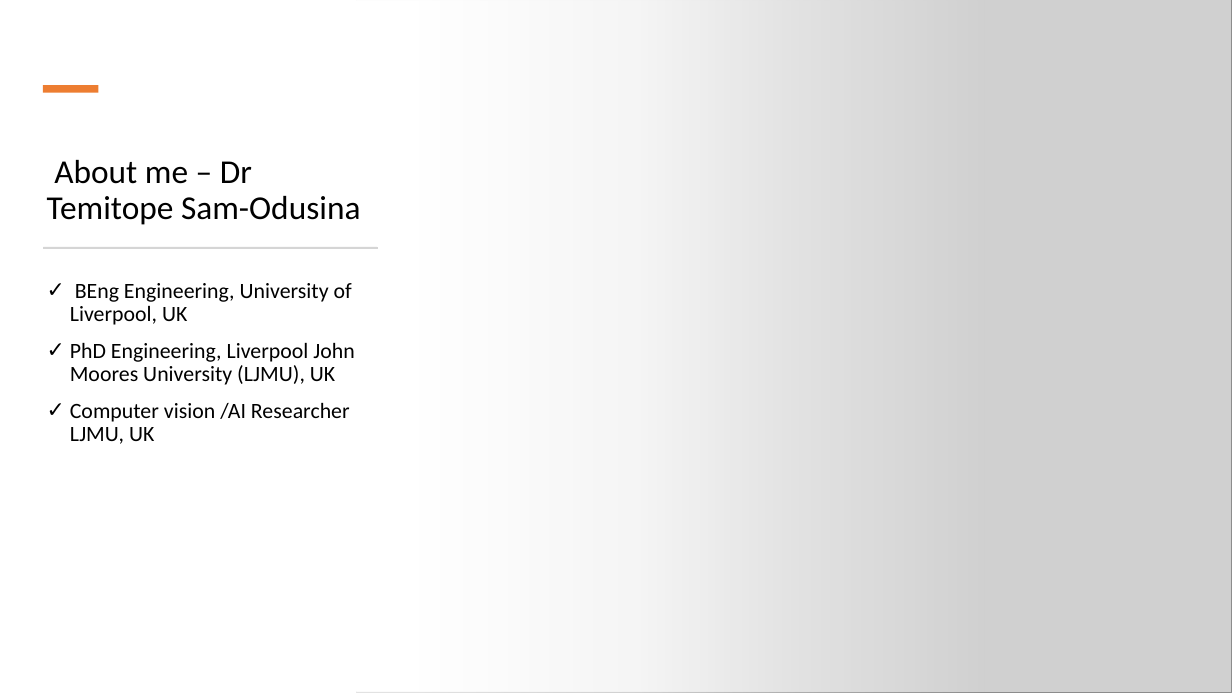
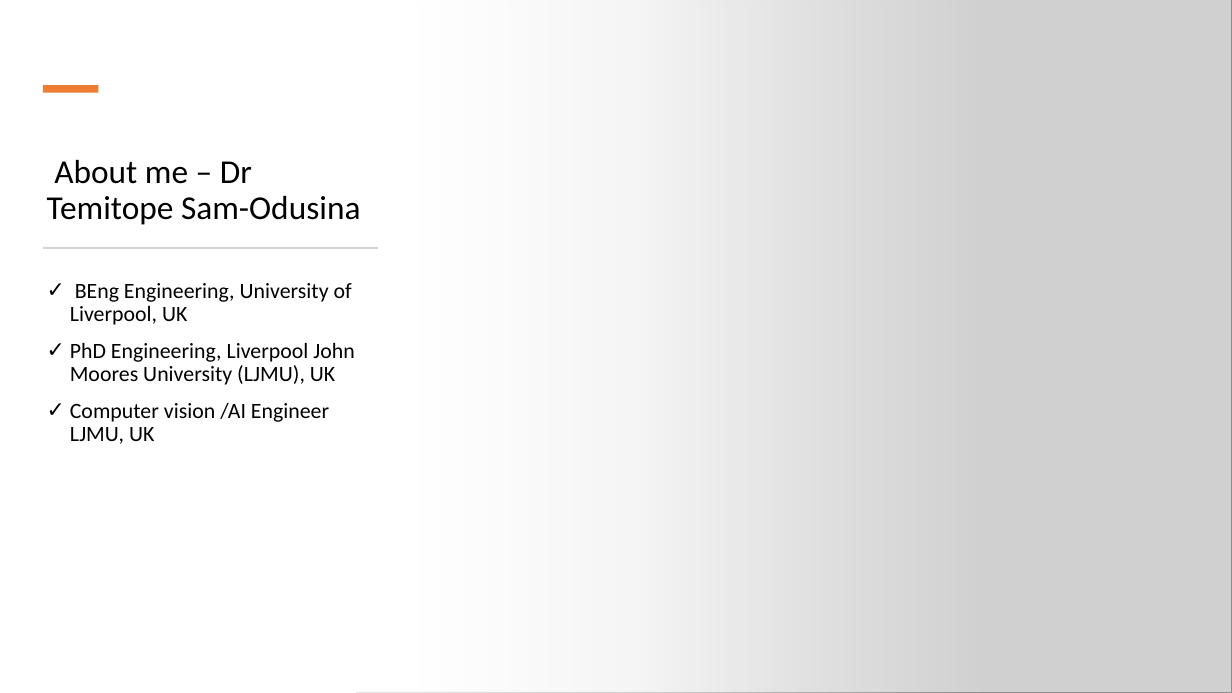
Before and after one commit to abbasegbeyemi/webinar-project, a slide deck: slide 1 of presentation/temi_slide.pptx. Drawn at 1232x693 pixels with LibreOffice and Linux fonts; fonts in the diff are those of the drawing; grey boxes stand for pictures. Boxes give left, top, right and bottom in pixels: in the first picture for what was removed or moved away, otherwise in the second. Text is boxed around its words. In the diff, an @@ line names an element or a change of style, - is before the commit and + after.

Commit message:
updated presentation slides

```diff
--- a/presentation/temi_slide.pptx
+++ b/presentation/temi_slide.pptx
@@ text at bbox=[70, 403, 329, 444]: text changed @@
-✓ Computer vision /AI Researcher LJMU, UK
+✓ Computer vision /AI Engineer LJMU, UK
```
Also in this commit, not shown: 1 other slide changed.
